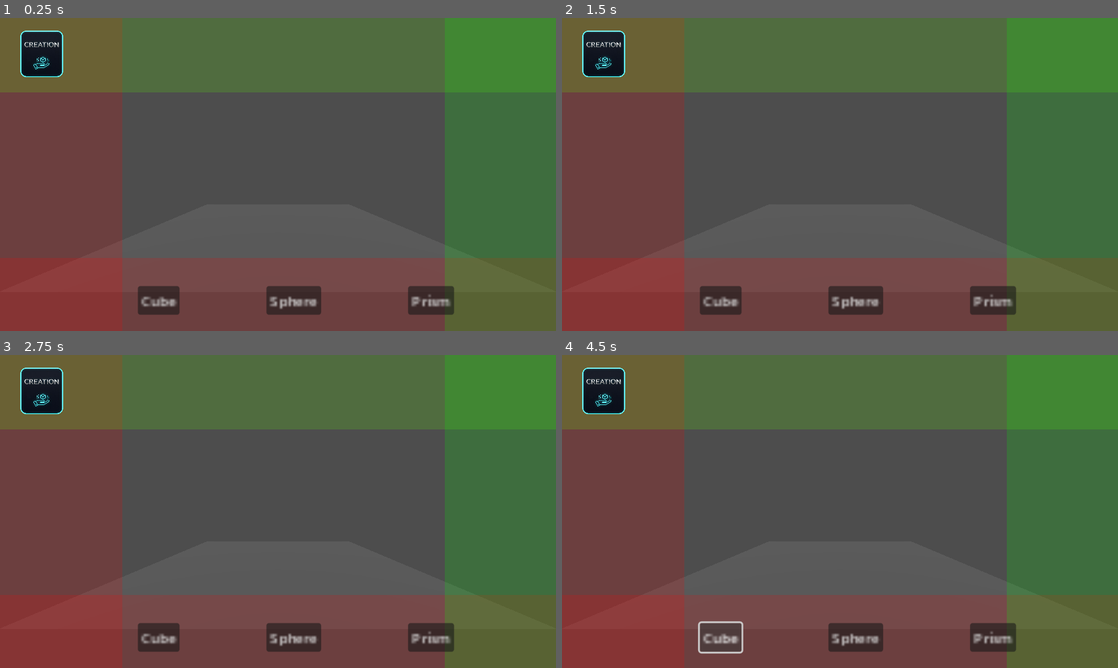
Above: before the commit, frames 1-4 (two rows, left to right).
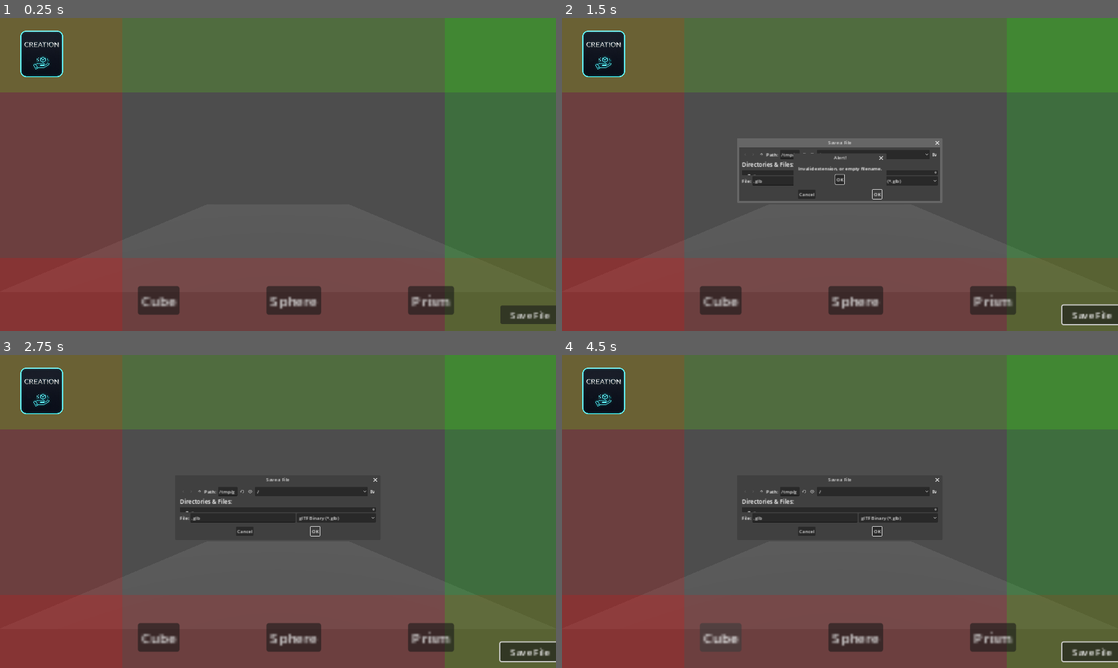
Above: after the commit, the same moments.

Repository: Vegito2367/HH25
Game: Godot game, scene res://Scenes/main.tscn
Two runs of this game, one before a commit and one after it. Both use one fixed random seed, a clock stepped at 60 frames per second and the inputs below. The project has no main scene, so this scene is started directly.
Inputs (mouse positions are in pixels of both pictures, inside the frame that each line leads up to):
- Up to frame 1 (0.25 s): no input
- Up to frame 2 (1.5 s): click (1090, 315) at 0.5 s, where only the run after the commit has a clickable "Save File"; click (878, 193) at 1.25 s, where only the run after the commit has a clickable "OK"
- Up to frame 3 (2.75 s): click (316, 530) at 2 s, where only the run after the commit has a clickable "OK"
- Up to frame 4 (4.5 s): click (762, 492) at 2.77 s; click (762, 492) at 3.52 s; click (723, 636) at 4.25 s, where only the run before the commit has a clickable "Cube"

The runs differ from the first frame. In frame 1, 0.6% of the frame differs, in the area x 90-100%, y 91-98%; in frame 2, 3.7%, in the area x 31-100%, y 38-99%; in frame 3, 3.1%; in frame 4, 3.4%.

Commit message:
Added file saving

Diff:
--- /dev/null
+++ b/godothh25/hh25/Scenes/export.gd
@@ -0,0 +1,34 @@
+extends Node3D
+
+# Import the necessary GLTF classes.
+@onready var GLTFDocumentVar = preload("res://addons/gltf/gltf_document.gd")
+@onready var GLTFStateVar = preload("res://addons/gltf/gltf_state.gd")
+
+# We can trigger the export with a key press for testing.
+func _unhandled_input(event):
+	if event.is_action_pressed("ui_accept") or (event is InputEventKey and event.keycode == KEY_E and event.is_pressed()):
+		print("Export key pressed. Starting GLB export...")
+
+		# Define the output path. user:// is the standard place for saved files.
+		var file_path = "user://my_model.glb"
+
+		# Call the export function, passing 'self' as the node to export.
+		export_node_to_glb(self, file_path)
+
+# This function handles the actual export logic.
+func export_node_to_glb(node_to_export: Node3D, file_path: String):
+	var gltf_doc = GLTFDocument.new()
+	var gltf_state = GLTFState.new()
+
+	# Append this node (self) and its children to the GLTF document.
+	var error = gltf_doc.append_from_node(node_to_export, gltf_state)
+	if error != OK:
+		print("Error appending node to GLTF document.")
+		return
+
+	# Write the result to a .glb file.
+	error = gltf_doc.write_to_filesystem(gltf_state, file_path)
+	if error != OK:
+		print("Error writing GLB file to filesystem.")
+	else:
+		print("FILE EXPORTED")
--- a/godothh25/hh25/Scenes/main.tscn
+++ b/godothh25/hh25/Scenes/main.tscn
@@ -7,6 +7,7 @@
 [ext_resource type="Texture2D" uid="uid://qsffd7jnqmid" path="res://blue.webp" id="4_3twy3"]
 [ext_resource type="Texture2D" uid="uid://wb35m5pdsv4y" path="res://black.webp" id="5_d4ur0"]
 [ext_resource type="Texture2D" uid="uid://bi5tgbnwirmtt" path="res://white.webp" id="6_2ml06"]
+[ext_resource type="Script" path="res://Scripts/ExportFile.gd" id="8_pgd4x"]
 
 [sub_resource type="CanvasTexture" id="CanvasTexture_vjct1"]
 
@@ -161,6 +162,37 @@
 scale = Vector2(0.66, 0.644)
 texture = ExtResource("2_6grp3")
 
+[node name="Control" type="Control" parent="CanvasLayer" node_paths=PackedStringArray("node_to_export", "scene_node")]
+layout_mode = 1
+anchors_preset = 3
+anchor_left = 1.0
+anchor_top = 1.0
+anchor_right = 1.0
+anchor_bottom = 1.0
+offset_left = -40.0
+offset_top = -40.0
+grow_horizontal = 0
+grow_vertical = 0
+scale = Vector2(2, 2)
+script = ExtResource("8_pgd4x")
+node_to_export = NodePath("../../Parent")
+scene_node = NodePath("../..")
+
+[node name="FileDialog" type="FileDialog" parent="CanvasLayer/Control"]
+process_mode = 3
+initial_position = 4
+size = Vector2i(303, 180)
+access = 2
+filters = PackedStringArray("*.glb ; glTF Binary")
+
+[node name="SaveFile" type="Button" parent="CanvasLayer/Control"]
+layout_mode = 0
+offset_left = -76.0
+offset_top = -24.0
+offset_right = 26.0
+offset_bottom = 7.0
+text = "Save File"
+
 [node name="Camera3D" type="Camera3D" parent="."]
 transform = Transform3D(1, 0, 0, 0, 1, 0, 0, 0, 1, 0, 0.420356, 0.39744)
 fov = 79.2
@@ -184,3 +216,5 @@
 [connection signal="button_down" from="CanvasLayer/ColorWheel/HBoxContainer/Blue" to="." method="_on_blue_button_down"]
 [connection signal="button_down" from="CanvasLayer/ColorWheel/HBoxContainer/Black" to="." method="_on_black_button_down"]
 [connection signal="button_down" from="CanvasLayer/ColorWheel/HBoxContainer/White" to="." method="_on_white_button_down"]
+[connection signal="file_selected" from="CanvasLayer/Control/FileDialog" to="CanvasLayer/Control" method="_on_file_dialog_file_selected"]
+[connection signal="button_down" from="CanvasLayer/Control/SaveFile" to="CanvasLayer/Control" method="_on_save_file_button_down"]
--- /dev/null
+++ b/godothh25/hh25/Scripts/ExportFile.gd
@@ -0,0 +1,52 @@
+extends Control
+
+@onready var file_dialog = $FileDialog
+@export var node_to_export: Node3D
+@export var scene_node: Node3D
+
+# --- Pausing Logic (Step 2) ---
+
+# This function is called when the "SaveButton" is pressed.
+
+
+# This function is called when the user successfully selects a file.
+func _on_file_dialog_file_selected(path: String):
+	# The game is still paused here.
+	export_node_to_glb(node_to_export, path)
+	# NOTE: The unpause is handled by popup_hide, which always fires after this.
+
+# This function is called when the dialog closes, either by
+# saving, canceling, or pressing the 'X' button.
+func _on_file_dialog_popup_hide():
+	get_tree().paused = false
+
+# --- Function to call on success (Step 3) ---
+
+func func2():
+	scene_node.RESET()
+	get_tree().paused = false
+
+	# Add whatever logic you need here.
+
+# --- Export Logic (Unchanged) ---
+
+func export_node_to_glb(node: Node3D, file_path: String):
+	var gltf_doc = GLTFDocument.new()
+	var gltf_state = GLTFState.new()
+
+	var error = gltf_doc.append_from_scene(node, gltf_state)
+	if error != OK:
+		print("Error appending node to GLTF document.")
+		# If there's an error, we don't call func2.
+		return
+
+	error = gltf_doc.write_to_filesystem(gltf_state, file_path)
+	if error != OK:
+		print("Error writing GLB file to filesystem.")
+		# Call your new function ONLY on successful save.
+	func2()
+
+
+func _on_save_file_button_down() -> void:
+	get_tree().paused = true
+	file_dialog.popup_centered()
Not shown: 1 places in godothh25/hh25/Scenes/main.tscn that only renumber resources
Not shown, added: secondmodel.glb
